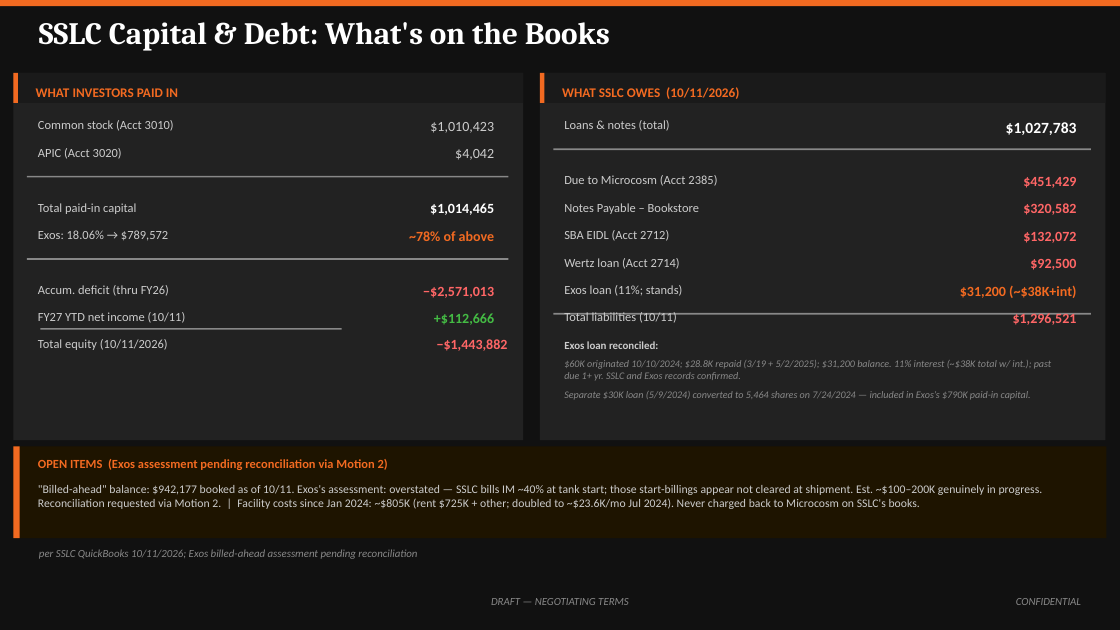
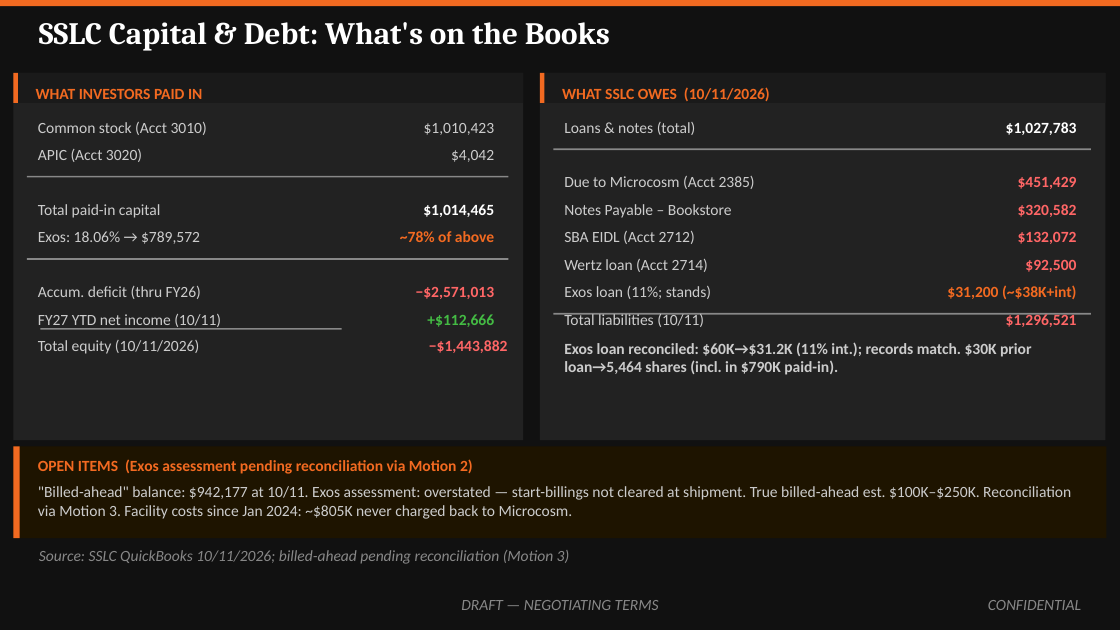
Before and after one commit to ExosAerospace/workspace, a slide deck: slide 4 of drafts/Exos_SSLC_Board_Offer_Overview_2026-10-10_r2.pptx. Drawn at 1120x630 pixels with LibreOffice and Linux fonts; fonts in the diff are those of the drawing. Boxes give left, top, right and bottom in pixels: in the first picture for what was removed or moved away, otherwise in the second. Text is boxed around its words. In the diff, an @@ line names an element or a change of style, - is before the commit and + after.

```diff
--- a/drafts/Exos_SSLC_Board_Offer_Overview_2026-10-10_r2.pptx
+++ b/drafts/Exos_SSLC_Board_Offer_Overview_2026-10-10_r2.pptx
@@ text "WHAT INVESTORS PAID IN" at (36, 89, 202, 99): size 8.5 to 10 pt @@
@@ text "WHAT SSLC OWES (10/11/2026)" at (562, 87, 770, 101): size 8.5 to 10 pt @@
@@ size 8 to 10 pt in 15 elements at (38, 122, 207, 135), (38, 149, 142, 162), (38, 204, 161, 218), (38, 231, 200, 244), (38, 286, 201, 299), (38, 314, 221, 329), (564, 122, 696, 135), (564, 176, 755, 189), (564, 204, 732, 218), (564, 231, 695, 244), (564, 259, 708, 272), (564, 286, 711, 299), (564, 313, 704, 327), (38, 459, 473, 474), (38, 340, 199, 354) @@
@@ size 9 to 10 pt in 13 elements at (424, 123, 495, 135), (451, 150, 494, 162), (423, 204, 494, 217), (400, 231, 494, 242), (416, 286, 495, 299), (427, 314, 494, 327), (1018, 177, 1077, 189), (1018, 204, 1077, 217), (1018, 231, 1077, 244), (1025, 259, 1076, 272), (947, 285, 1076, 299), (1006, 313, 1077, 327), (429, 340, 508, 353) @@
@@ text at (564, 342, 1031, 375): text changed; size 7 to 10 pt @@
-Exos loan reconciled:
+Exos loan reconciled: $60K→$31.2K (11% int.); records match. $30K prior loan→5,464 shares (incl. in $790K paid-in).
@@ text removed at (564, 360, 1051, 380) @@
-$60K originated 10/10/2024; $28.8K repaid (3/19 + 5/2/2025); $31,200 balance. 11% interest (~$38K total w/ int.); past due 1+ yr. SSLC and Exos records confirmed.
@@ text removed at (564, 391, 1031, 400) @@
-Separate $30K loan (5/9/2024) converted to 5,464 shares on 7/24/2024 — included in Exos’s $790K paid-in capital.
@@ text at (38, 486, 1071, 519): text changed; size 7.5 to 10 pt @@
-"Billed-ahead" balance: $942,177 booked as of 10/11. Exos's assessment: overstated — SSLC bills IM ~40% at tank start; those start-billings appear not cleared at shipment. Est. ~$100–200K genuinely in progress. Reconciliation requested via Motion 2. | Facility costs since Jan 2024: ~$805K (rent $725K + other; doubled to ~$23.6K/mo Jul 2024). Never charged back to Microcosm on SSLC's books.
+"Billed-ahead" balance: $942,177 at 10/11. Exos assessment: overstated — start-billings not cleared at shipment. True billed-ahead est. $100K–$250K. Reconciliation via Motion 3. Facility costs since Jan 2024: ~$805K never charged back to Microcosm.
@@ text at (39, 550, 570, 564): text changed; size 7 to 10 pt @@
-per SSLC QuickBooks 10/11/2026; Exos billed-ahead assessment pending reconciliation
+Source: SSLC QuickBooks 10/11/2026; billed-ahead pending reconciliation (Motion 3)
@@ text "DRAFT — NEGOTIATING TERMS" at (461, 600, 659, 610): size 7 to 10 pt @@
@@ text "CONFIDENTIAL" at (988, 600, 1081, 610): size 7 to 10 pt @@
```
Also in this commit, not shown: 11 other slides changed, 2 other files.
